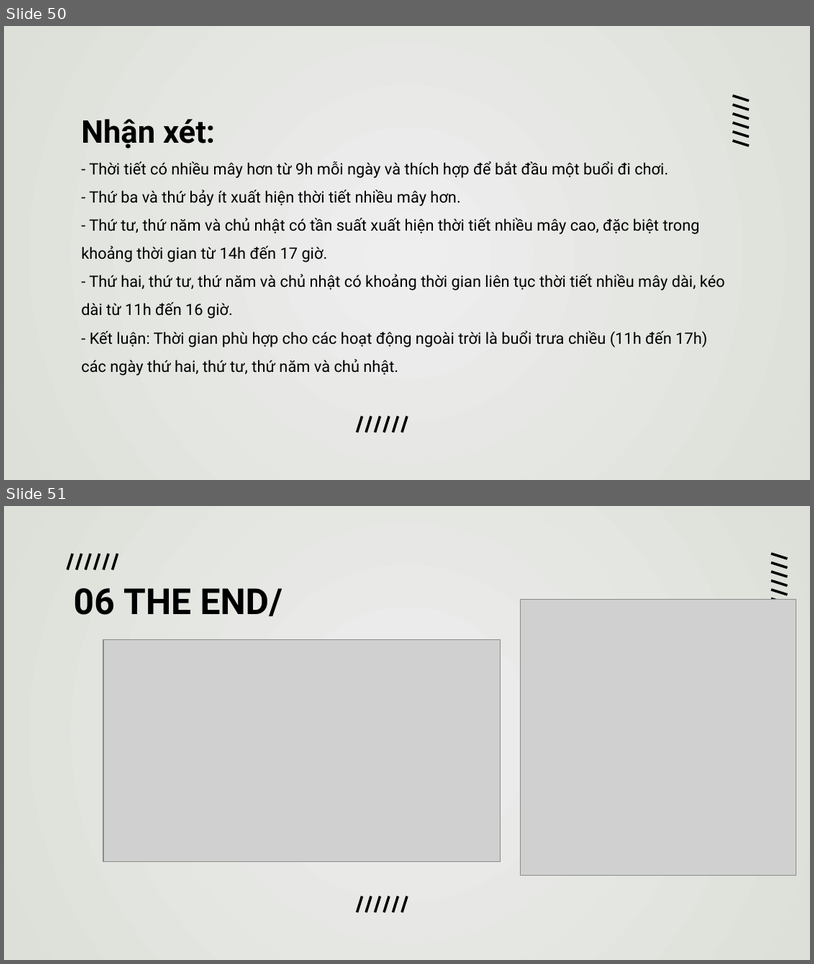
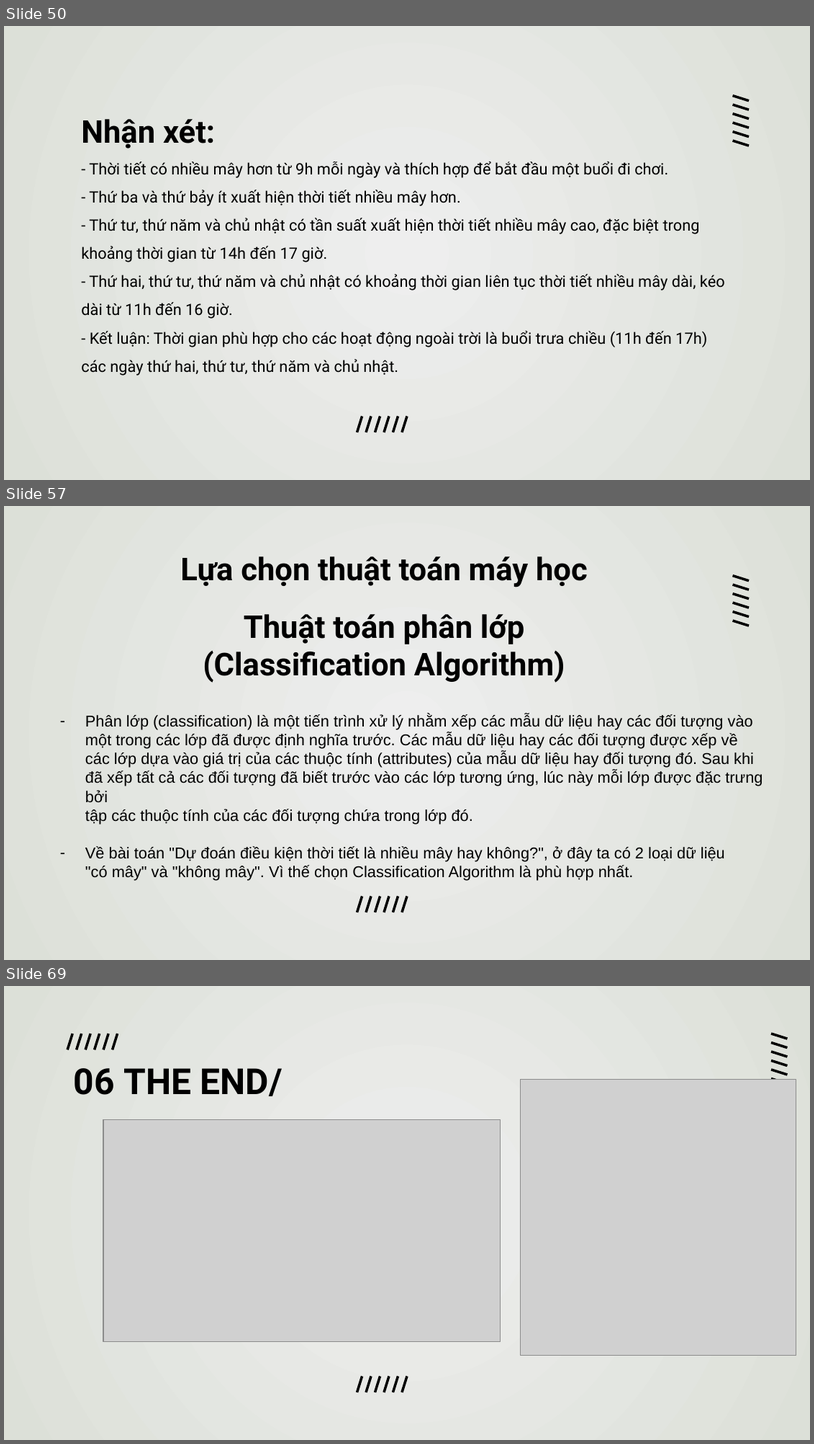
Before and after one commit to duongtanton/NP-KHDL-Gr9, a slide deck: group09.pptx. Shown one above the other, each under a label of ours: slides 50 and 51 before the commit, slides 50, 57 and 69 after it; the slides between them are not shown. The pictures are 814x964 and 814x1444 pixels, drawn with LibreOffice and Linux fonts; fonts in the diff are those of the drawing; grey boxes stand for pictures. Boxes give left, top, right and bottom in pixels: in the first picture for what was removed or moved away, otherwise in the second. Text is boxed around its words. In the diff, an @@ line names an element or a change of style, - is before the commit and + after.

```diff
--- a/group09.pptx
+++ b/group09.pptx
@@ slide 57 added at (x1=4, y1=506, x2=810, y2=960), background gradient #EEEEEE to #DCE0D8 @@
@@ title added at (x1=180, y1=556, x2=588, y2=587), 28 pt, text #000000, bold @@
+Lựa chọn thuật toán máy học
@@ text added at (x1=203, y1=614, x2=566, y2=682), 28 pt, text #000000, bold @@
+Thuật toán phân lớp (Classification Algorithm)
@@ group added at (x1=733, y1=575, x2=749, y2=626): 6 lines @@
@@ text added at (x1=85, y1=714, x2=763, y2=878), 14 pt, text #000000 @@
+– Phân lớp (classification) là một tiến trình xử lý nhằm xếp các mẫu dữ liệu hay các đối tượng vào
+  một trong các lớp đã được định nghĩa trước. Các mẫu dữ liệu hay các đối tượng được xếp về các lớp dựa vào giá trị của các thuộc tính (attributes) của mẫu dữ liệu hay đối tượng đó. Sau khi đã xếp tất cả các đối tượng đã biết trước vào các lớp tương ứng, lúc này mỗi lớp được đặc trưng bởi
+  tập các thuộc tính của các đối tượng chứa trong lớp đó.
+– Về bài toán "Dự đoán điều kiện thời tiết là nhiều mây hay không?", ở đây ta có 2 loại dữ liệu
+  "có mây" và "không mây". Vì thế chọn Classification Algorithm là phù hợp nhất.
@@ group added at (x1=358, y1=896, x2=407, y2=911): 6 lines @@
@@ what was slide 51 is now slide 69 @@
```
Also in this commit, not shown: 17 other slides added.
